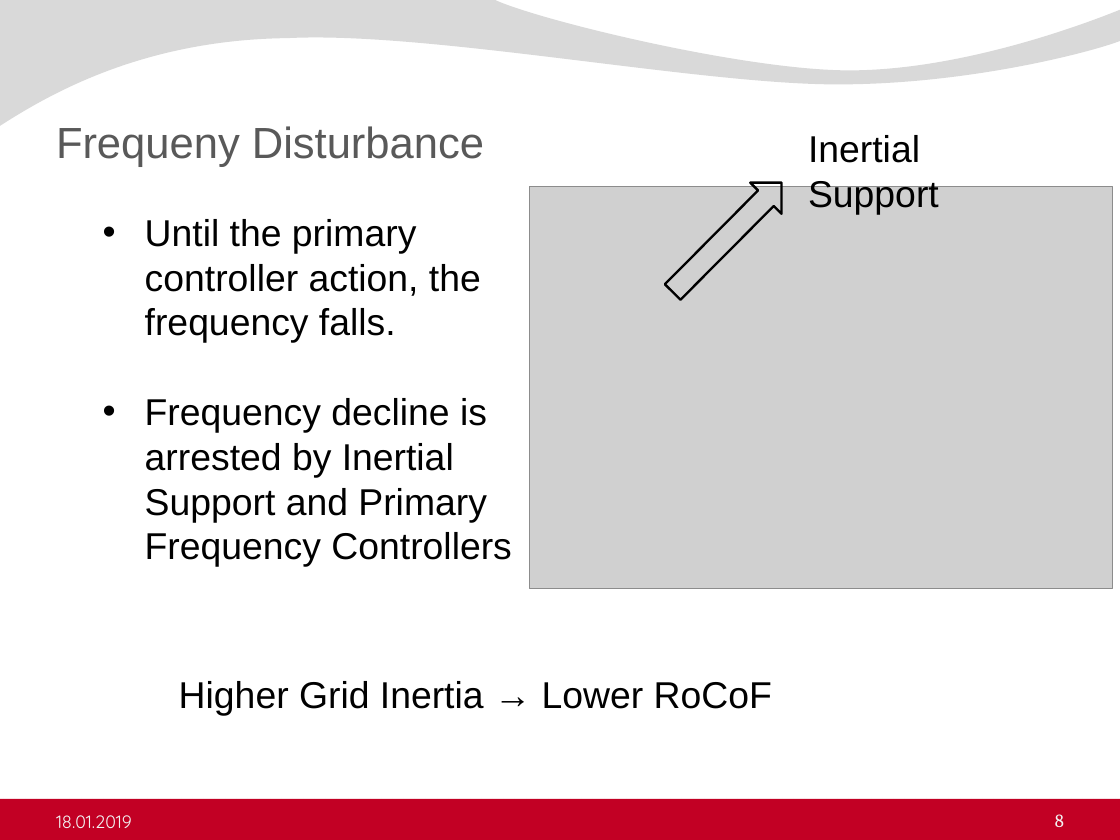
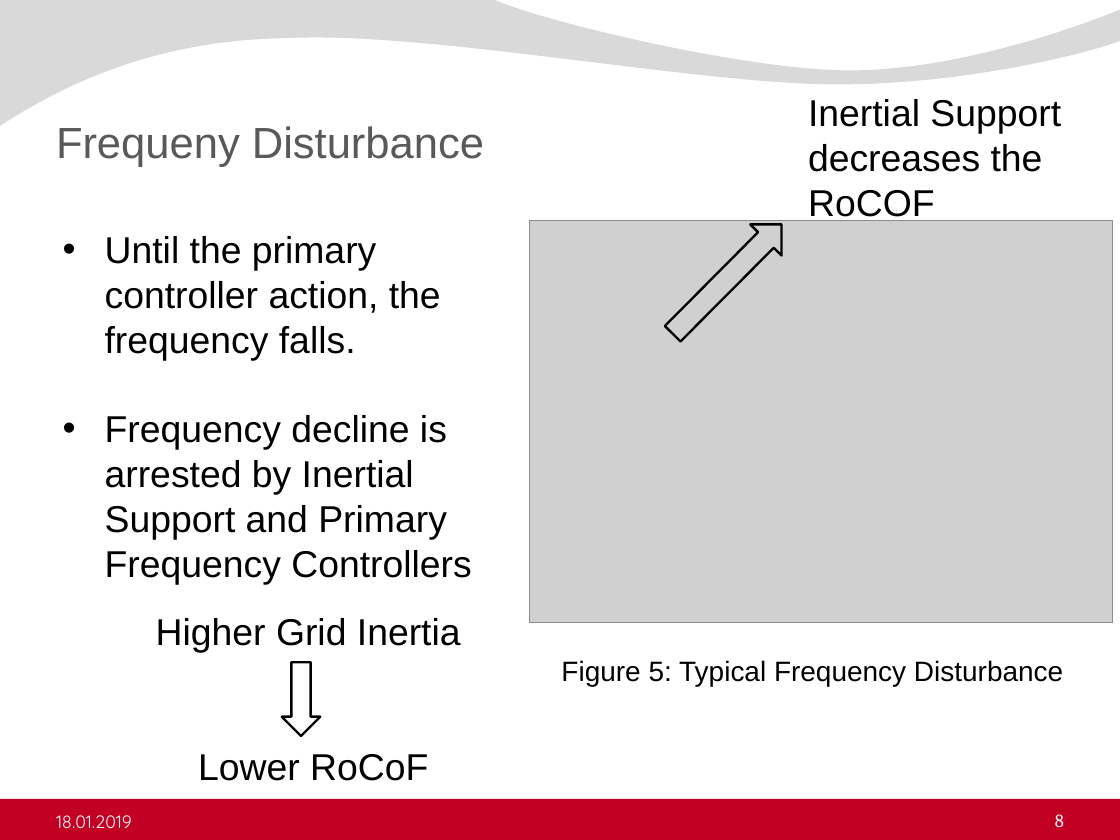
Before and after one commit to ErencanDuymaz/Research, a slide deck: slide 8 of Thesis/Thesis Defence/Erencan_Duymaz_thesis_defence.pptx. Drawn at 1120x840 pixels with LibreOffice and Linux fonts; fonts in the diff are those of the drawing; grey boxes stand for pictures; background and template pictures are left out. Boxes give left, top, right and bottom in pixels: in the first picture for what was removed or moved away, otherwise in the second. Text is boxed around its words. In the diff, an @@ line names an element or a change of style, - is before the commit and + after.

```diff
--- a/Thesis/Thesis Defence/Erencan_Duymaz_thesis_defence.pptx
+++ b/Thesis/Thesis Defence/Erencan_Duymaz_thesis_defence.pptx
@@ text at [808, 99, 1061, 223]: text changed @@
-Inertial Support
+Inertial Support decreases the RoCOF
@@ left arrow: place and size @@
-left arrow at [657, 167, 797, 307]
+left arrow at [657, 208, 797, 349]
@@ text "Until the primary controller action, ...": place and size @@
-text "Until the primary controller action, ..." at [145, 219, 511, 567]
+text "Until the primary controller action, ..." at [105, 236, 471, 584]
@@ picture: place and size @@
-picture at [529, 186, 1112, 588]
+picture at [529, 221, 1112, 623]
@@ text at [156, 618, 461, 781]: text changed @@
-Higher Grid Inertia → Lower RoCoF
+Higher Grid Inertia
+Lower RoCoF
@@ down arrow added at [282, 662, 320, 736], outline #000000 1.5 pt @@
@@ text added at [561, 660, 1063, 686], 18 pt, text #000000 @@
+Figure 5: Typical Frequency Disturbance
```
Also in this commit, not shown: 28 other slides changed, 2 slides added, 4 other files.
